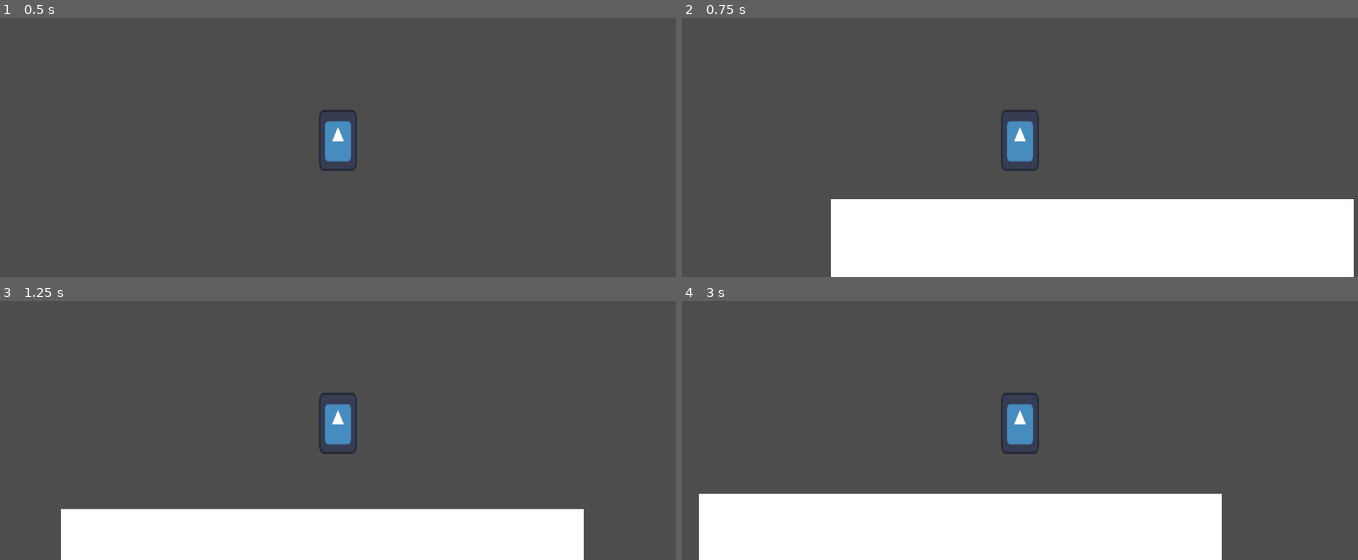
Above: before the commit, frames 1-4 (two rows, left to right).
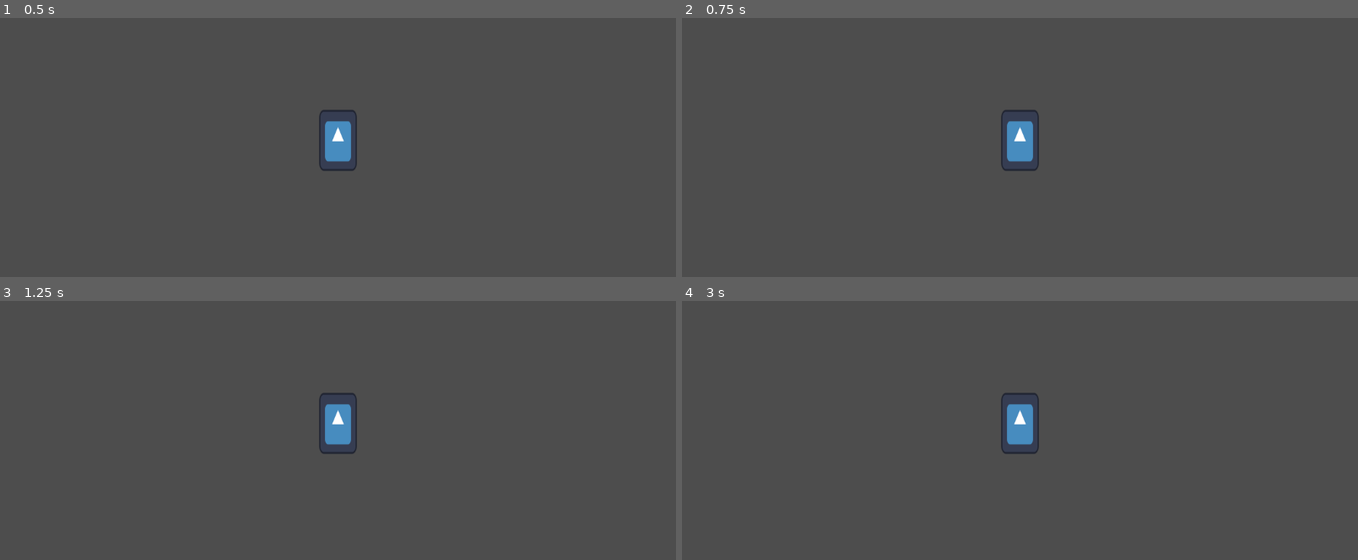
Above: after the commit, the same moments.

Repository: anniw544/PlatformerGodot
Game: Godot game, scene res://scenes/World.tscn
Two runs of this game, one before a commit and one after it. Both use one fixed random seed, a clock stepped at 60 frames per second and the inputs below. The engine's default icon, where the game draws it, is replaced by a stand-in: a white triangle on a blue panel in a dark square.
Inputs:
- Up to frame 1 (0.5 s): no input
- Up to frame 2 (0.75 s): tap Enter at 0.5 s; hold D (move_right) from 0.53 s (still down); tap Shift (dash, bound only after the commit) at 0.6 s
- Up to frame 3 (1.25 s): keep holding D (move_right); tap Space (jump) at 0.77, 0.8, 1.07 s
- Up to frame 4 (3 s): tap Space (jump) at 1.35, 1.52, 1.82, 2, 2.3 s; tap Shift (dash, bound only after the commit) at 1.55, 2.1, 2.85 s; release D (move_right) at 2.03 s; hold A (move_left) 2.03-2.78 s; hold D (move_right) from 2.78 s (still down)

Frame 1 is identical in both runs. In frame 2, 23% of the frame differs, in the area x 22-100%, y 69-100%; in frame 3, 15%; in frame 4, 20%.

Commit message:
changed airjump to a dash action

Diff:
--- a/GD_Root/platformer/project.godot
+++ b/GD_Root/platformer/project.godot
@@ -25,12 +25,14 @@
 "deadzone": 0.5,
 "events": [Object(InputEventKey,"resource_local_to_scene":false,"resource_name":"","device":0,"window_id":0,"alt_presse …(189 unchanged characters)…
 , Object(InputEventJoypadMotion,"resource_local_to_scene":false,"resource_name":"","device":-1,"axis":0,"axis_value":-1.0,"script":null)
+, Object(InputEventKey,"resource_local_to_scene":false,"resource_name":"","device":-1,"window_id":0,"alt_pressed":false,"shift_pressed":false,"ctrl_pressed":false,"meta_pressed":false,"pressed":false,"keycode":0,"physical_keycode":4194319,"key_label":0,"unicode":0,"location":0,"echo":false,"script":null)
 ]
 }
 move_right={
 "deadzone": 0.5,
 "events": [Object(InputEventKey,"resource_local_to_scene":false,"resource_name":"","device":-1,"window_id":0,"alt_press …(192 unchanged characters)…
 , Object(InputEventJoypadMotion,"resource_local_to_scene":false,"resource_name":"","device":-1,"axis":0,"axis_value":1.0,"script":null)
+, Object(InputEventKey,"resource_local_to_scene":false,"resource_name":"","device":-1,"window_id":0,"alt_pressed":false,"shift_pressed":false,"ctrl_pressed":false,"meta_pressed":false,"pressed":false,"keycode":0,"physical_keycode":4194321,"key_label":0,"unicode":0,"location":0,"echo":false,"script":null)
 ]
 }
 jump={
@@ -39,3 +41,23 @@
 , Object(InputEventJoypadButton,"resource_local_to_scene":false,"resource_name":"","device":-1,"button_index":0,"pressure":0.0,"pressed":true,"script":null)
 ]
 }
+dash={
+"deadzone": 0.5,
+"events": [Object(InputEventJoypadButton,"resource_local_to_scene":false,"resource_name":"","device":-1,"button_index":2,"pressure":0.0,"pressed":true,"script":null)
+, Object(InputEventKey,"resource_local_to_scene":false,"resource_name":"","device":-1,"window_id":0,"alt_pressed":false,"shift_pressed":false,"ctrl_pressed":false,"meta_pressed":false,"pressed":false,"keycode":0,"physical_keycode":4194325,"key_label":0,"unicode":0,"location":0,"echo":false,"script":null)
+]
+}
+move_up={
+"deadzone": 0.5,
+"events": [Object(InputEventKey,"resource_local_to_scene":false,"resource_name":"","device":-1,"window_id":0,"alt_pressed":false,"shift_pressed":false,"ctrl_pressed":false,"meta_pressed":false,"pressed":false,"keycode":0,"physical_keycode":87,"key_label":0,"unicode":119,"location":0,"echo":false,"script":null)
+, Object(InputEventKey,"resource_local_to_scene":false,"resource_name":"","device":-1,"window_id":0,"alt_pressed":false,"shift_pressed":false,"ctrl_pressed":false,"meta_pressed":false,"pressed":false,"keycode":0,"physical_keycode":4194320,"key_label":0,"unicode":0,"location":0,"echo":false,"script":null)
+, Object(InputEventJoypadMotion,"resource_local_to_scene":false,"resource_name":"","device":-1,"axis":1,"axis_value":-1.0,"script":null)
+]
+}
+move_down={
+"deadzone": 0.5,
+"events": [Object(InputEventJoypadMotion,"resource_local_to_scene":false,"resource_name":"","device":-1,"axis":1,"axis_value":1.0,"script":null)
+, Object(InputEventKey,"resource_local_to_scene":false,"resource_name":"","device":-1,"window_id":0,"alt_pressed":false,"shift_pressed":false,"ctrl_pressed":false,"meta_pressed":false,"pressed":false,"keycode":0,"physical_keycode":83,"key_label":0,"unicode":115,"location":0,"echo":false,"script":null)
+, Object(InputEventKey,"resource_local_to_scene":false,"resource_name":"","device":-1,"window_id":0,"alt_pressed":false,"shift_pressed":false,"ctrl_pressed":false,"meta_pressed":false,"pressed":false,"keycode":0,"physical_keycode":4194322,"key_label":0,"unicode":0,"location":0,"echo":false,"script":null)
+]
+}
--- a/GD_Root/platformer/scripts/player.gd
+++ b/GD_Root/platformer/scripts/player.gd
@@ -2,30 +2,55 @@
 
 @export var speed = 300
 @export var gravity = 30
+@export var drag = 30
 @export var v_cap = 2000
 @export var jump_force = 700
-@export var max_extra_jump = 1
-var air_jump = 0
+@export var dash_str = 1000
+@export var max_dash_ammount = 1
+var air_dash = 0
+var phy_disable = 0
+
+func wait(seconds: float) -> void:
+	await get_tree().create_timer(seconds).timeout
 
 func _physics_process(delta):
 	#Vertical gravity
-	if !is_on_floor():
-		velocity.y += gravity
-		if velocity.y > v_cap:
-			velocity.y = v_cap
+	if phy_disable == 0:
+		if !is_on_floor():
+			velocity.y += gravity
+			if velocity.y > v_cap:
+				velocity.y = v_cap
 
+	#Horizontal drag
+	if phy_disable == 0:
+		if velocity.x > 0:
+			velocity.x -= drag
+		elif velocity.x <0:
+			velocity.x += drag
+
+	#Floor reset
 	if is_on_floor():
-		air_jump = max_extra_jump
+		air_dash = max_dash_ammount
 
 	#jump
 	if Input.is_action_just_pressed("jump"):
 		if is_on_floor():
 			velocity.y = -jump_force
-		if air_jump > 0 && !is_on_floor():
-			velocity.y = -jump_force
-			air_jump = air_jump - 1
+
+	#Dash
+	if Input.is_action_just_pressed("dash"):
+		if air_dash > 0:
+			var Dhorizontal_direction = Input.get_axis("move_left", "move_right")
+			var Dvertical_direction = Input.get_axis("move_up", "move_down")
+			velocity.x = Dhorizontal_direction * dash_str
+			velocity.y = Dvertical_direction * dash_str
+			air_dash -= 1
+			phy_disable = 1
+			wait(1)
+			phy_disable = 0
 
 	#Horizontal movement
-	var horizontal_direction = Input.get_axis("move_left", "move_right")
-	velocity.x = speed * horizontal_direction
-	move_and_slide()
+	if phy_disable == 1:
+		var horizontal_direction = Input.get_axis("move_left", "move_right")
+		velocity.x = speed * horizontal_direction
+		move_and_slide()
Not shown: 1 places in GD_Root/platformer/scenes/player.tscn that only renumber resources
